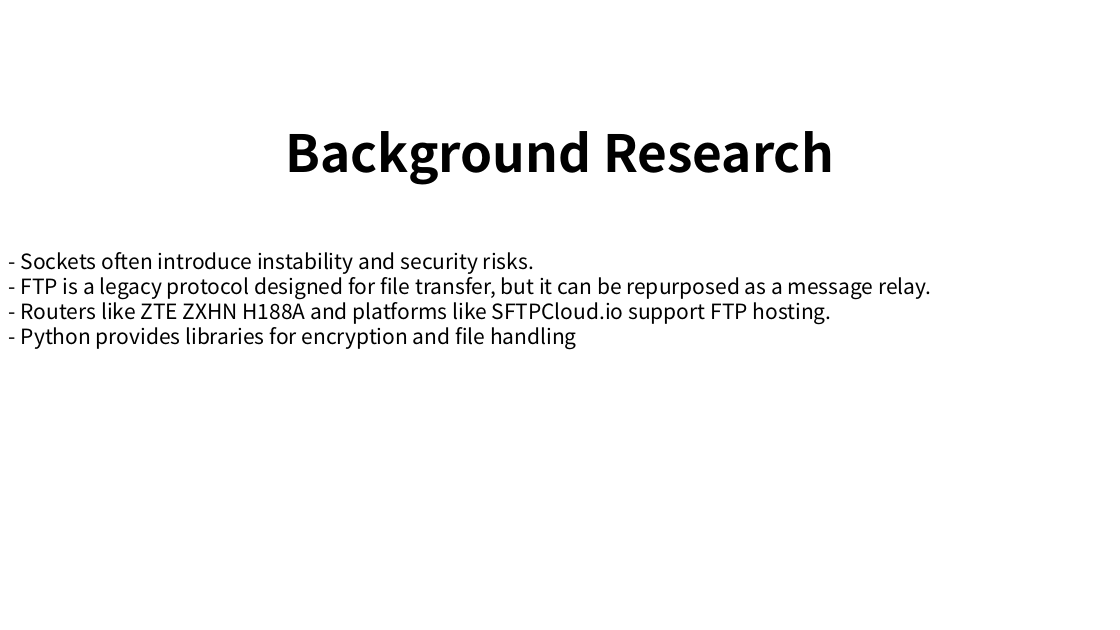
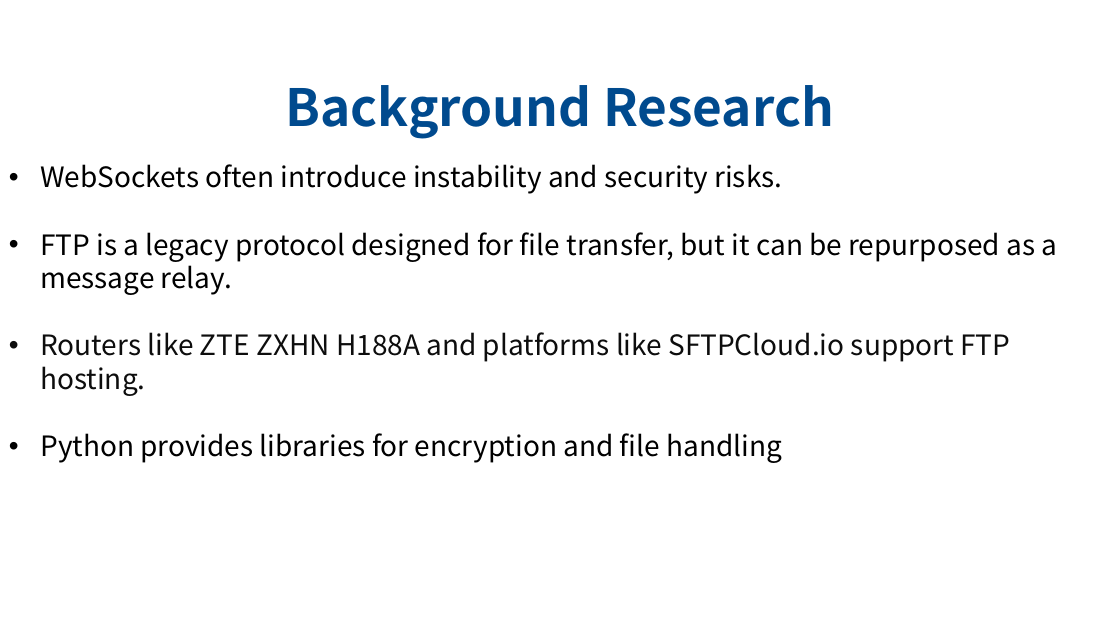
Before and after one commit to ahmedomar2014/FTPChat, a slide deck: slide 3 of Documentation/ISEF/Poster.pptx. Drawn at 1120x630 pixels with LibreOffice and Linux fonts; fonts in the diff are those of the drawing. Boxes give left, top, right and bottom in pixels: in the first picture for what was removed or moved away, otherwise in the second. Text is boxed around its words. In the diff, an @@ line names an element or a change of style, - is before the commit and + after.

```diff
--- a/Documentation/ISEF/Poster.pptx
+++ b/Documentation/ISEF/Poster.pptx
@@ text "Background Research": place and size @@
-text "Background Research" at (285, 131, 834, 185)
+text "Background Research" at (286, 85, 834, 139)
@@ text "Background Research" at (286, 85, 834, 139): text colour #000000 to #004A8E @@
@@ text at (40, 164, 1057, 463): text changed; size 18 to 24 pt @@
-- Sockets often introduce instability and security risks.
-- FTP is a legacy protocol designed for file transfer, but it can be repurposed as a message relay.
-- Routers like ZTE ZXHN H188A and platforms like SFTPCloud.io support FTP hosting.
-- Python provides libraries for encryption and file handling
+• WebSockets often introduce instability and security risks.
+• FTP is a legacy protocol designed for file transfer, but it can be repurposed as a message relay.
+• Routers like ZTE ZXHN H188A and platforms like SFTPCloud.io support FTP hosting.
+• Python provides libraries for encryption and file handling
```
Also in this commit, not shown: 11 other slides changed, 15 other files.
